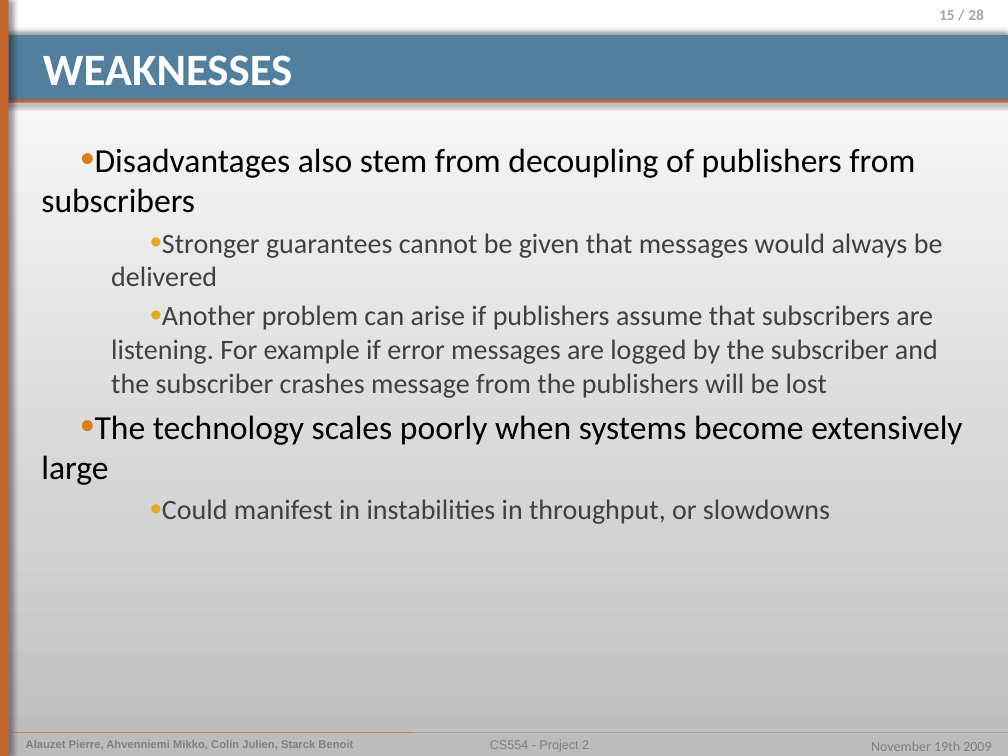
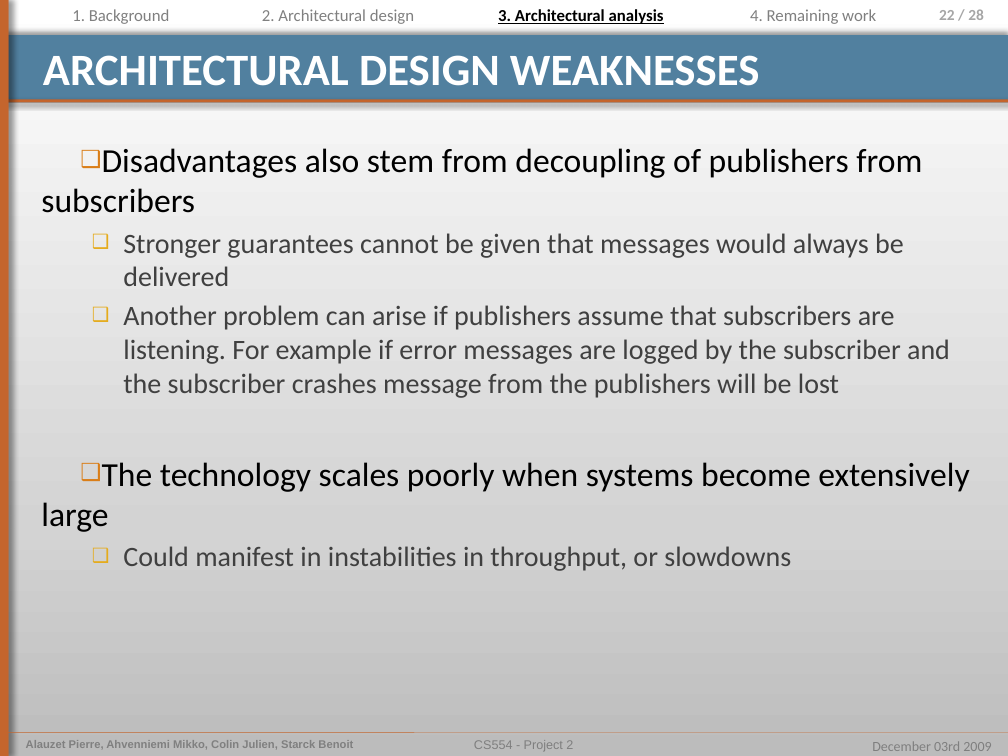
Before and after one commit to pierrealauzet/euroteam, a slide deck: slide 22 of Project 2/Part3/CS554_EuroTeam_Project2_OP6.pptx (slide 15 before the commit). Drawn at 1008x756 pixels with LibreOffice and Linux fonts; fonts in the diff are those of the drawing. Boxes give left, top, right and bottom in pixels: in the first picture for what was removed or moved away, otherwise in the second. Text is boxed around its words. In the diff, an @@ line names an element or a change of style, - is before the commit and + after.

```diff
--- a/Project 2/Part3/CS554_EuroTeam_Project2_OP6.pptx
+++ b/Project 2/Part3/CS554_EuroTeam_Project2_OP6.pptx
@@ text added at (x1=72, y1=9, x2=170, y2=24), 12 pt, text #808080 @@
+1. Background
@@ text added at (x1=262, y1=9, x2=414, y2=24), 12 pt, text #808080 @@
+2. Architectural design
@@ text added at (x1=498, y1=9, x2=664, y2=24), 12 pt, text #000000, bold, underline @@
+3. Architectural analysis
@@ text added at (x1=750, y1=9, x2=876, y2=24), 12 pt, text #808080 @@
+4. Remaining work
@@ page number at (x1=939, y1=9, x2=984, y2=20): text changed @@
-15 / 28
+22 / 28
@@ title at (x1=43, y1=55, x2=759, y2=86): text changed @@
-WEAKNESSES
+ARCHITECTURAL DESIGN WEAKNESSES
@@ text "Disadvantages also stem from decoupling ..." at (x1=41, y1=148, x2=969, y2=571): bullet • to ❑ @@
@@ text "CS554 - Project 2" moved from (x1=490, y1=740, x2=589, y2=751) to (x1=474, y1=740, x2=573, y2=751) @@
@@ text at (x1=872, y1=741, x2=991, y2=751): text changed @@
-November 19th 2009
+December 03rd 2009
```
Also in this commit, not shown: 14 other slides changed, 9 slides added, 2 slides removed, 1 other file.
